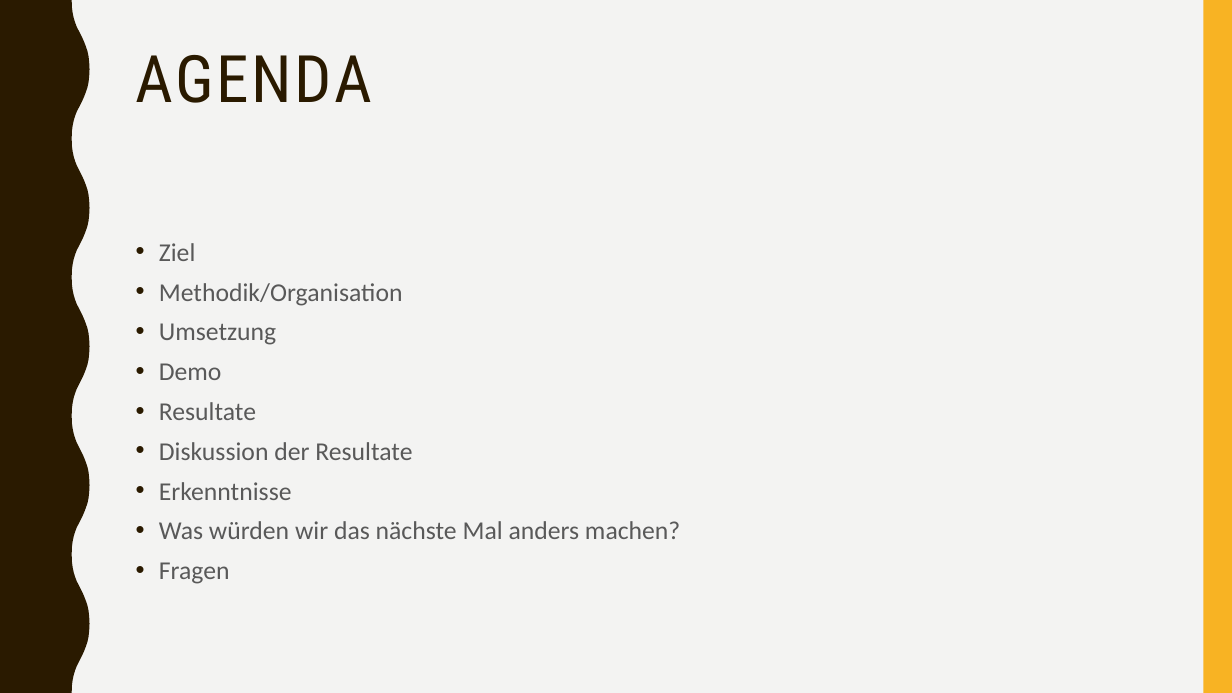
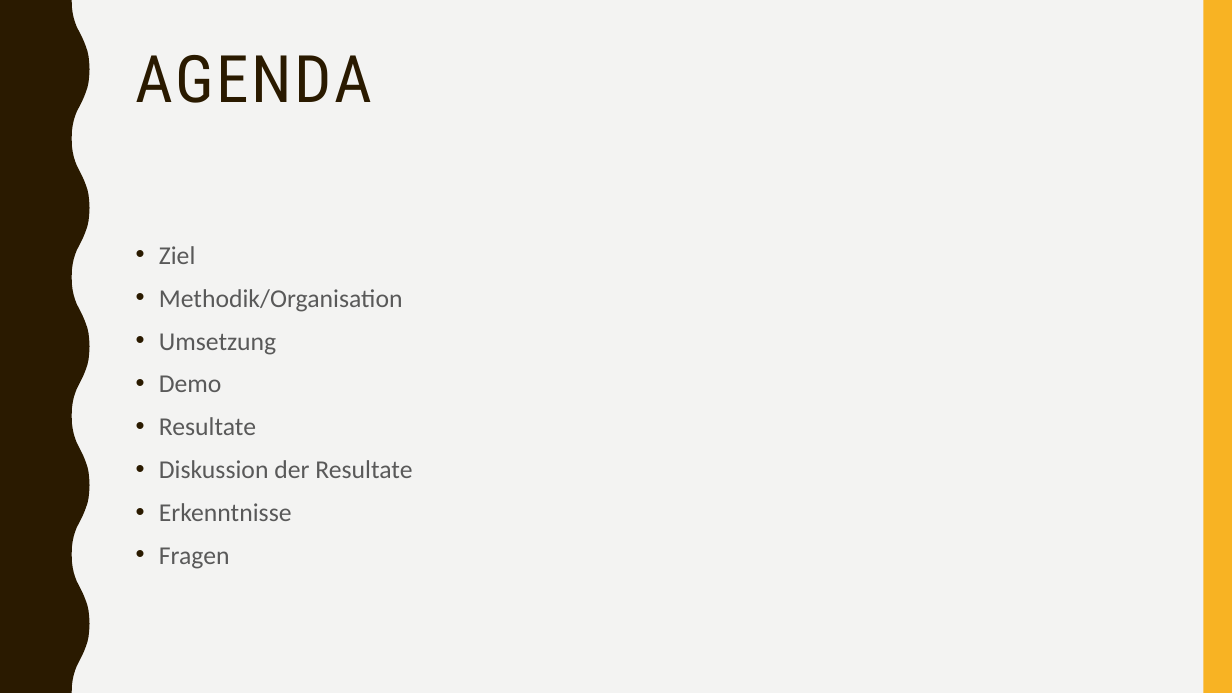
Before and after one commit to maggi71/ml-corona, a slide deck: slide 2 of resources/documentation/Abschlusspraesentation.pptx. Drawn at 1232x693 pixels with LibreOffice and Linux fonts; fonts in the diff are those of the drawing. Boxes give left, top, right and bottom in pixels: in the first picture for what was removed or moved away, otherwise in the second. Text is boxed around its words. In the diff, an @@ line names an element or a change of style, - is before the commit and + after.

Commit message:
remove was würden wir besser machen

```diff
--- a/resources/documentation/Abschlusspraesentation.pptx
+++ b/resources/documentation/Abschlusspraesentation.pptx
@@ text "Ziel" at (159,246,412,569): line spacing 1 to 1.1 @@
@@ text at (159,521,680,539): paragraph removed @@
-• Was würden wir das nächste Mal anders machen?
```
Also in this commit, not shown: 1 slide removed.
